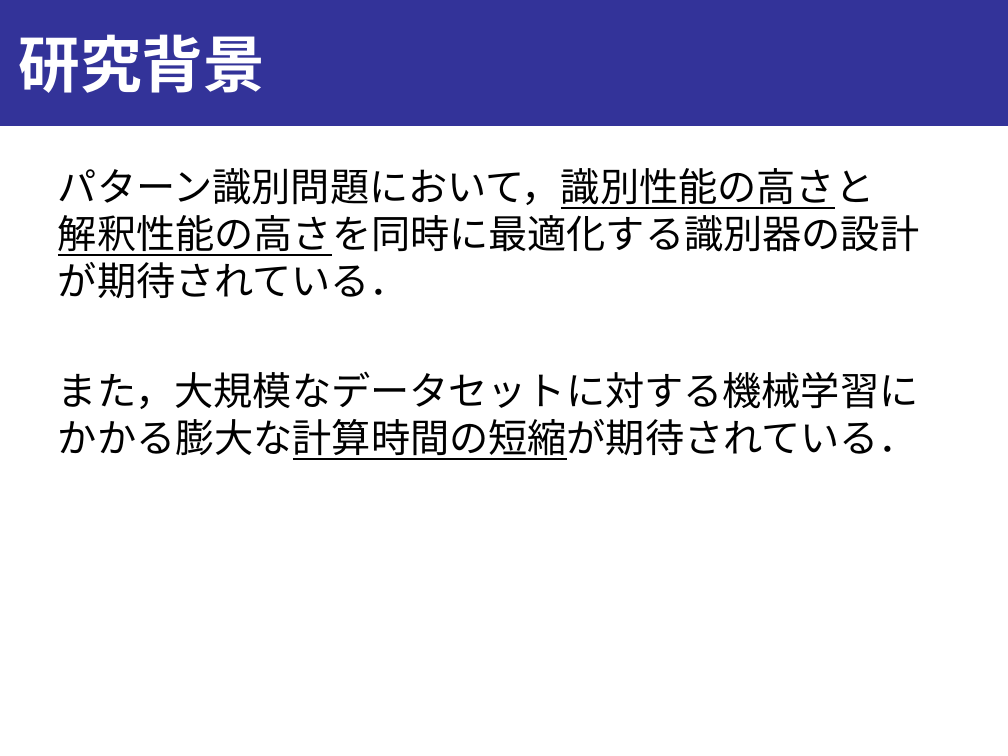
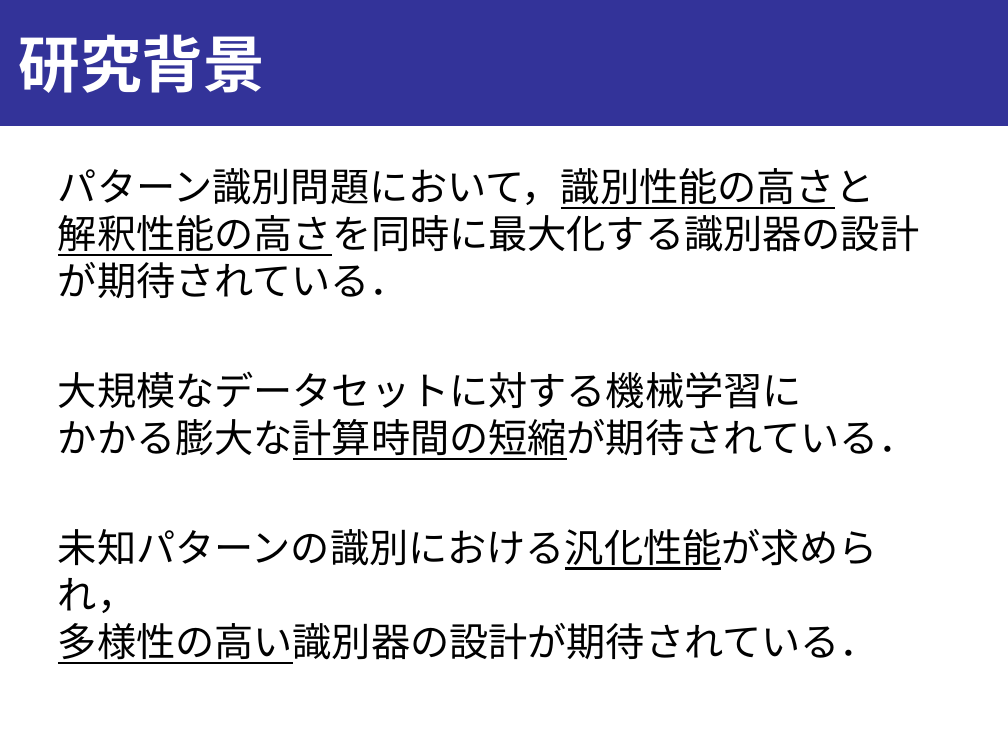
Before and after one commit to onikUone/Junior_slides, a slide deck: slide 2 of Junior_下書き.pptx. Drawn at 1008x756 pixels with LibreOffice and Linux fonts; fonts in the diff are those of the drawing. Boxes give left, top, right and bottom in pixels: in the first picture for what was removed or moved away, otherwise in the second. Text is boxed around its words. In the diff, an @@ line names an element or a change of style, - is before the commit and + after.

```diff
--- a/Junior_下書き.pptx
+++ b/Junior_下書き.pptx
@@ text at (x1=58, y1=168, x2=919, y2=664): text changed @@
-パターン識別問題において，識別性能の高さと
-解釈性能の高さを同時に最適化する識別器の設計が期待されている．
-また，大規模なデータセットに対する機械学習に
-かかる膨大な計算時間の短縮が期待されている．
+パターン識別問題において，識別性能の高さと
+解釈性能の高さを同時に最大化する識別器の設計が期待されている．
+大規模なデータセットに対する機械学習に
+かかる膨大な計算時間の短縮が期待されている．
+未知パターンの識別における汎化性能が求められ，
+多様性の高い識別器の設計が期待されている．
```
Also in this commit, not shown: 6 other slides changed, 4 slides added, 3 other files.
